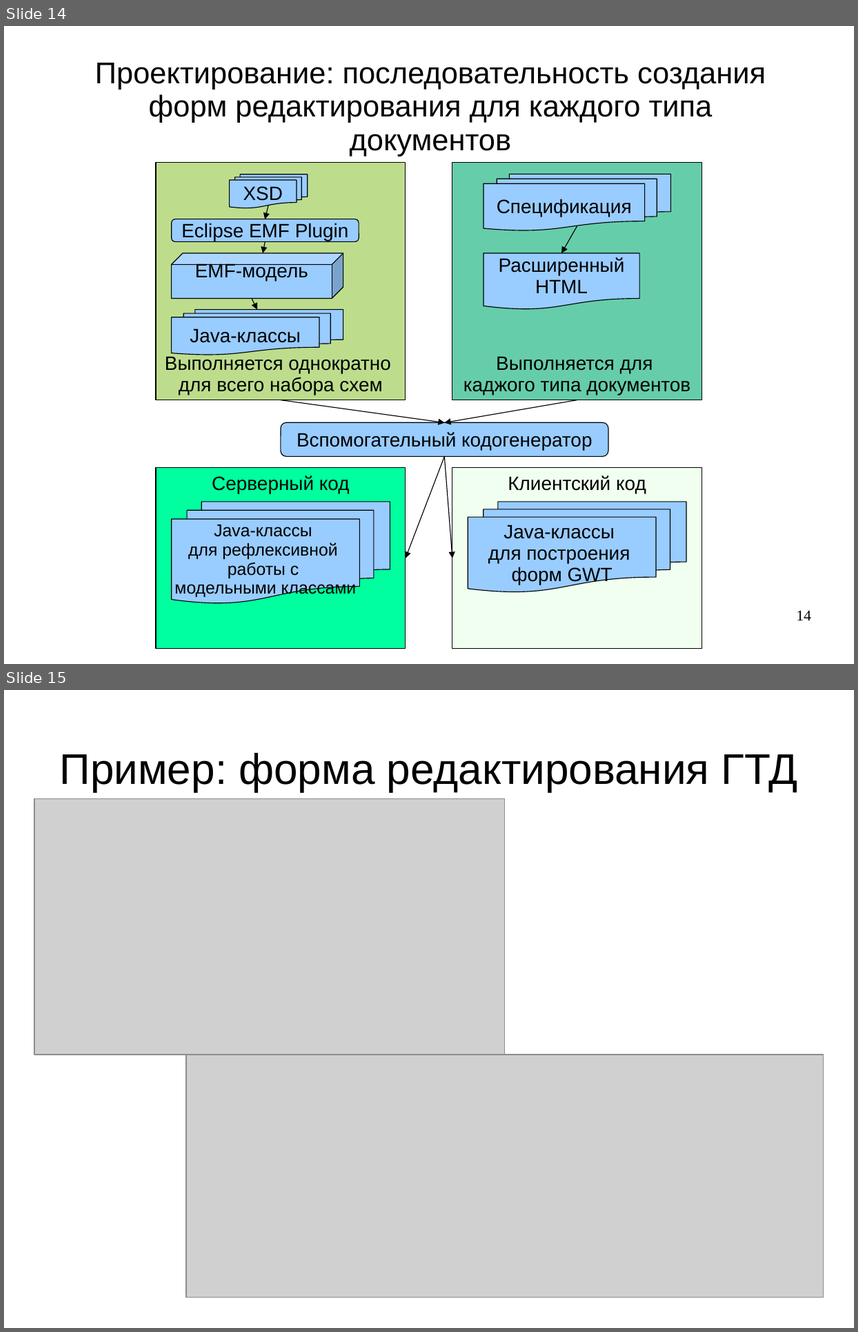
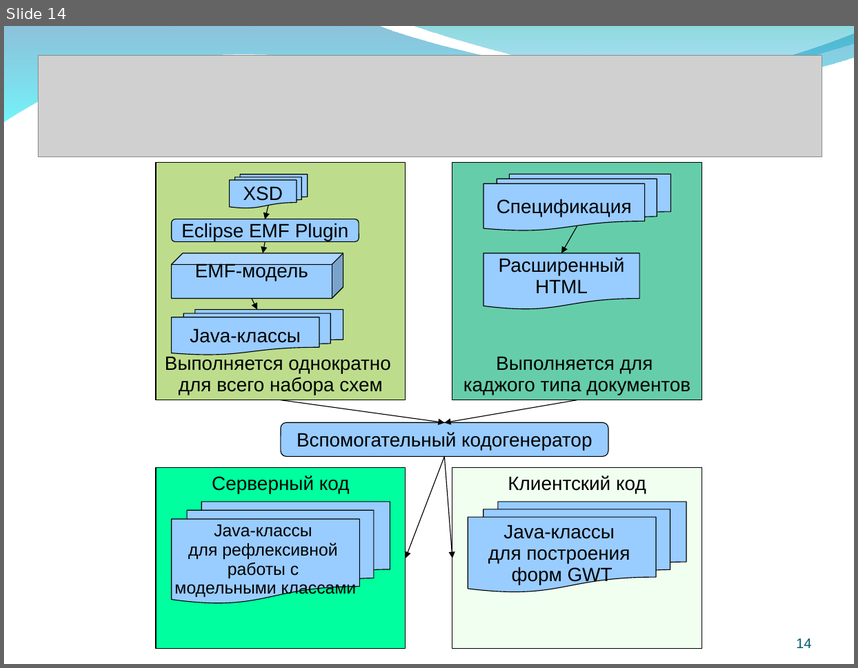
Before and after one commit to aeremenok/a-team-777, a slide deck: diploma/eav/diploma/demo.ppt. Shown one above the other, each under a label of ours: slides 14 and 15 before the commit, slide 14 after it. The pictures are 858x1332 and 858x668 pixels, drawn with LibreOffice and Linux fonts; fonts in the diff are those of the drawing; grey boxes stand for pictures; background and template pictures are left out. Boxes give left, top, right and bottom in pixels: in the first picture for what was removed or moved away, otherwise in the second. Text is boxed around its words. In the diff, an @@ line names an element or a change of style, - is before the commit and + after.

```diff
--- a/diploma/eav/diploma/demo.ppt
+++ b/diploma/eav/diploma/demo.ppt
@@ slide 15 removed at [4,690,854,1328], background #FFFFFF @@
@@ title removed at [60,753,797,792] @@
-Пример: форма редактирования ГТД
@@ picture removed at [34,799,505,1055] @@
@@ picture removed at [186,1054,824,1297] @@
@@ slide 14 changed as well @@
@@ freeform shape added at [4,26,854,123], fill gradient #0079AF to #00EBF8 @@
@@ freeform shape added at [411,26,854,85], fill gradient #00ADB6 to #009BE5 @@
@@ picture added at [38,55,822,156] @@
@@ title removed at [95,63,766,156] @@
-Проектирование: последовательность создания форм редактирования для каждого типа документов
@@ page number: place and size @@
-page number at [796,610,811,620]
+page number at [796,638,811,648]
@@ page number at [796,638,811,648]: size 14 to 13 pt, font Times New Roman to Arial, text colour #000000 to #045C75; line spacing 0.95 to 0.93; vertical alignment top to bottom @@
```
Also in this commit, not shown: 14 other slides changed, 1 slide added, 1 other file.
